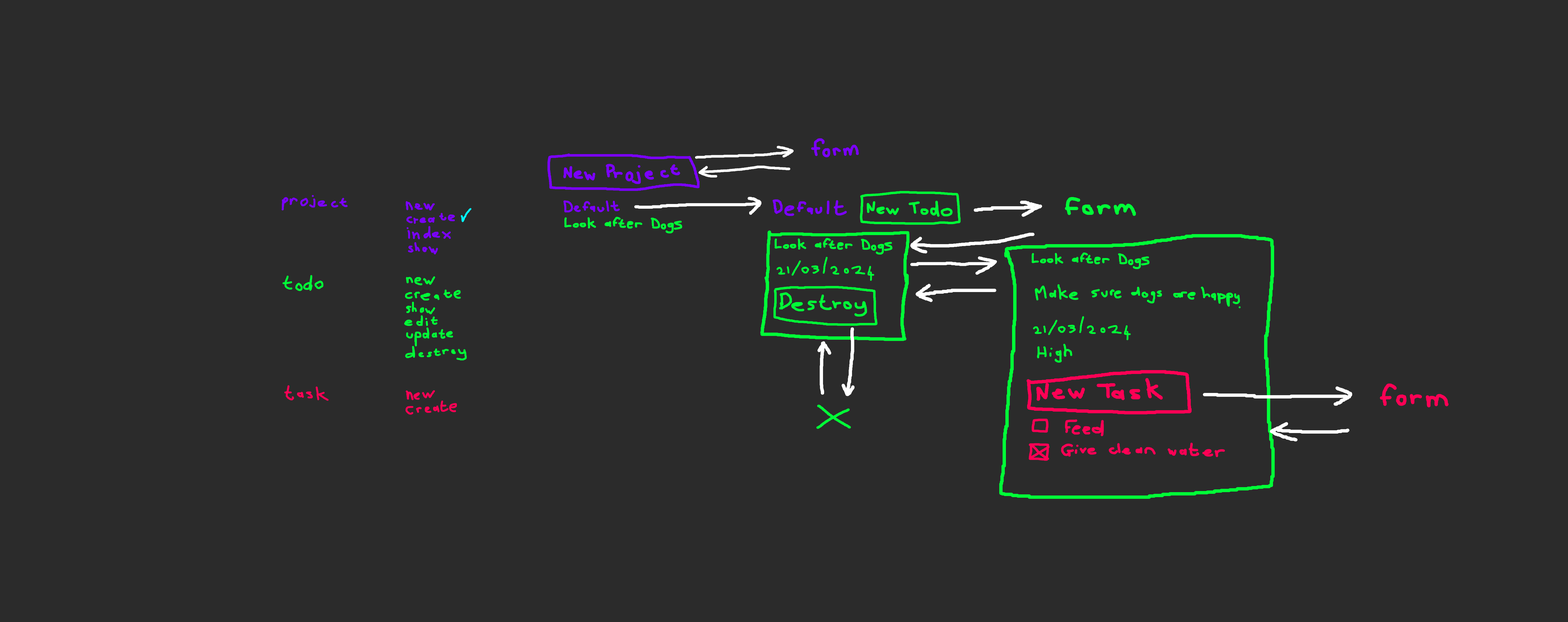
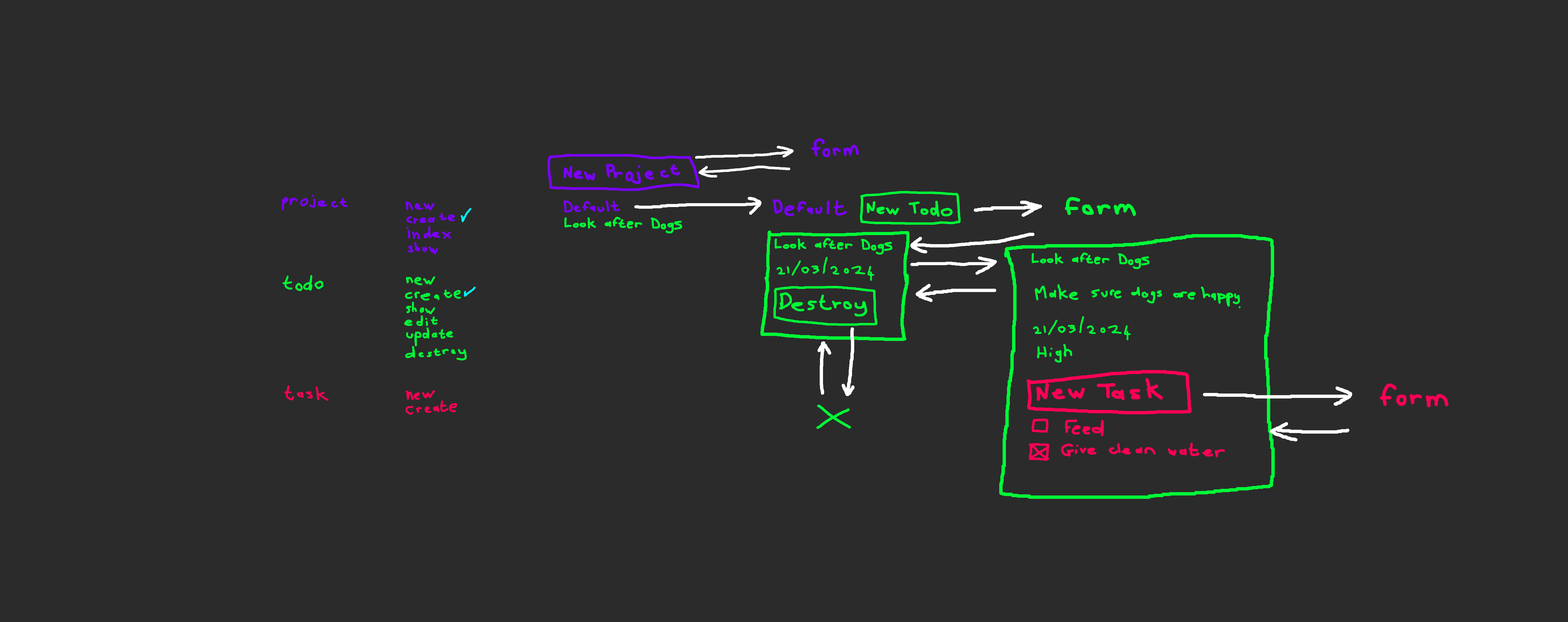
Comparing the layer stacks of the two (1568, 622) images. Changes:
painted on "Paint Layer 2" over [463, 286, 476, 298]
painted on "Paint Layer 1" over [463, 286, 476, 298]
